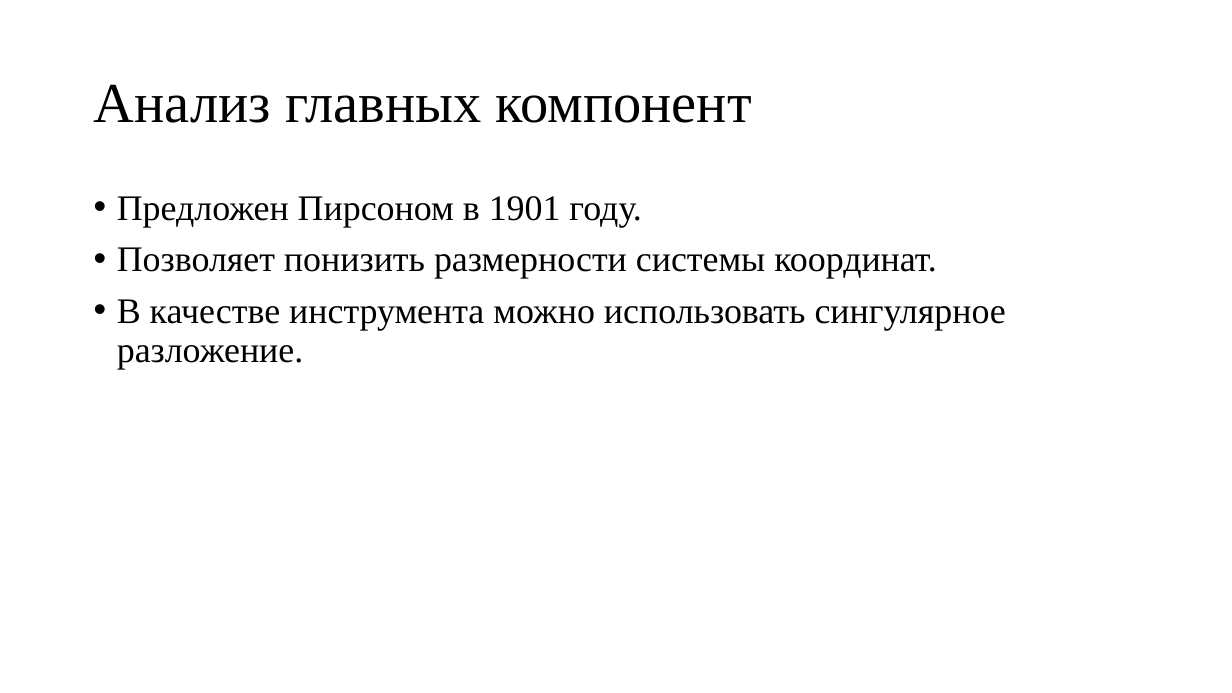
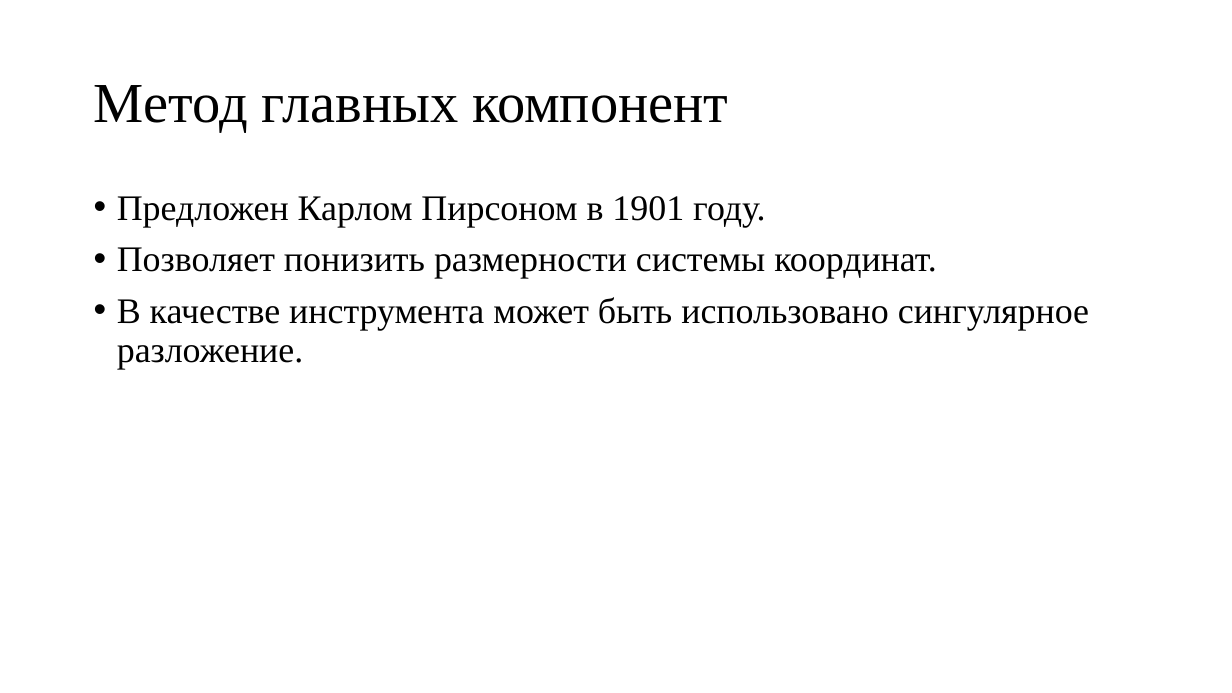
Before and after one commit to sven4500/masters-diploma, a slide deck: slide 16 of Презентация/Пезентация.ppt (slide 17 before the commit). Drawn at 1232x693 pixels with LibreOffice and Linux fonts; fonts in the diff are those of the drawing. Boxes give left, top, right and bottom in pixels: in the first picture for what was removed or moved away, otherwise in the second. Text is boxed around its words. In the diff, an @@ line names an element or a change of style, - is before the commit and + after.

```diff
--- a/Презентация/Пезентация.ppt
+++ b/Презентация/Пезентация.ppt
@@ title at (x1=94, y1=85, x2=728, y2=133): text changed @@
-Анализ главных компонент
+Метод главных компонент
@@ text at (x1=117, y1=196, x2=765, y2=227): text changed @@
-• Предложен Пирсоном в 1901 году.
+• Предложен Карлом Пирсоном в 1901 году.
@@ text at (x1=117, y1=297, x2=1089, y2=369): text changed @@
-• В качестве инструмента можно использовать сингулярное разложение.
+• В качестве инструмента может быть использовано сингулярное разложение.
```
Also in this commit, not shown: 12 other slides changed, 2 slides added, 6 slides removed.
